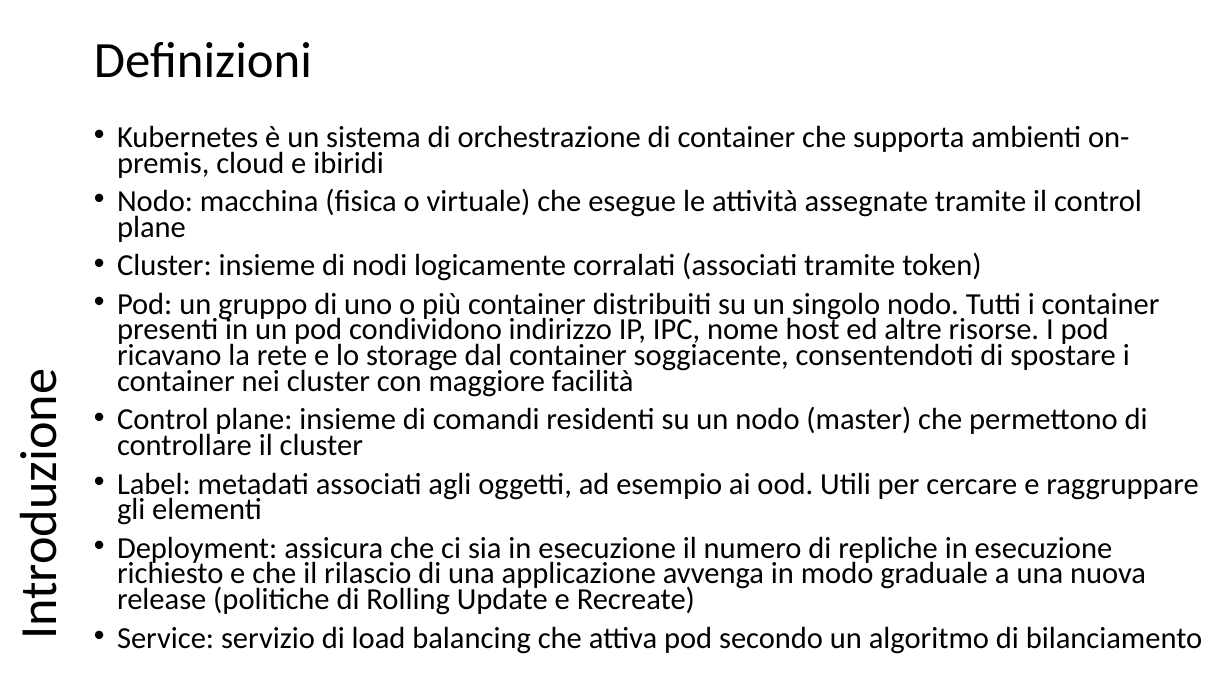
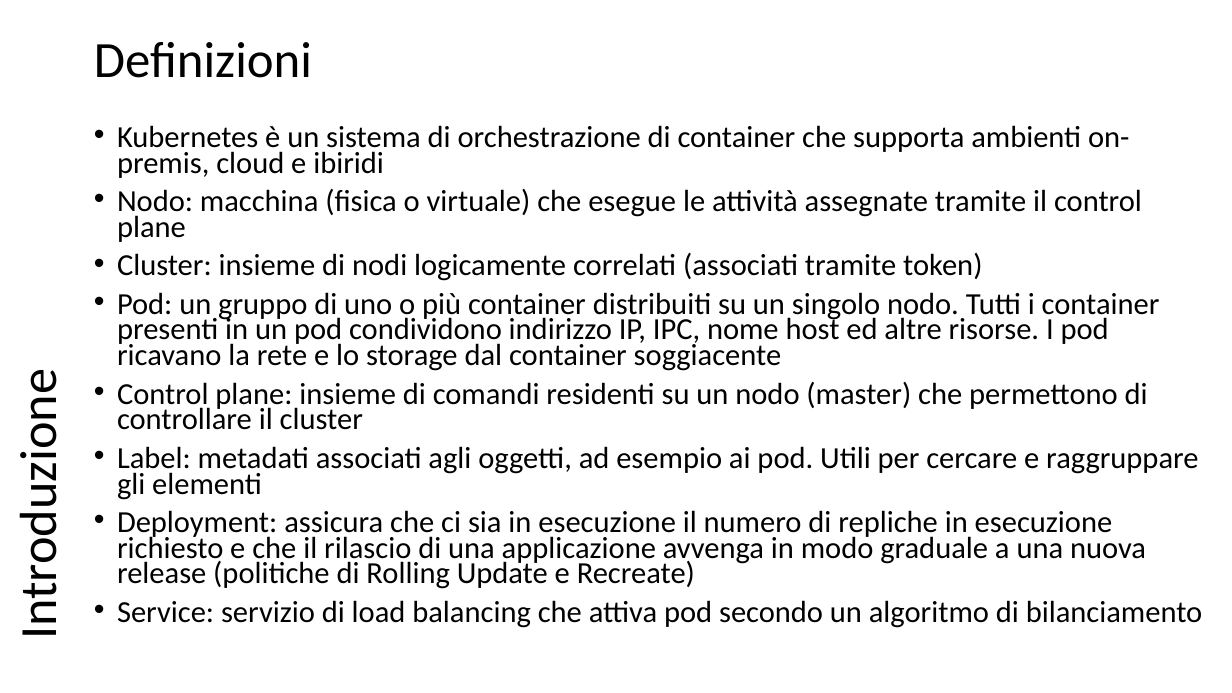
Before and after one commit to scastagnoli/academySisal, a slide deck: slide 3 of kubernetes.pptx. Drawn at 1232x693 pixels with LibreOffice and Linux fonts; fonts in the diff are those of the drawing. Boxes give left, top, right and bottom in pixels: in the first picture for what was removed or moved away, otherwise in the second. Text is boxed around its words. In the diff, an @@ line names an element or a change of style, - is before the commit and + after.

```diff
--- a/kubernetes.pptx
+++ b/kubernetes.pptx
@@ text at box(117, 253, 1160, 371): text changed @@
-• Cluster: insieme di nodi logicamente corralati (associati tramite token)
-• Pod: un gruppo di uno o più container distribuiti su un singolo nodo. Tutti i container presenti in un pod condividono indirizzo IP, IPC, nome host ed altre risorse. I pod ricavano la rete e lo storage dal container soggiacente, consentendoti di spostare i container nei cluster con maggiore facilità
+• Cluster: insieme di nodi logicamente correlati (associati tramite token)
+• Pod: un gruppo di uno o più container distribuiti su un singolo nodo. Tutti i container presenti in un pod condividono indirizzo IP, IPC, nome host ed altre risorse. I pod ricavano la rete e lo storage dal container soggiacente
@@ text at box(117, 446, 1198, 500): text changed @@
-• Label: metadati associati agli oggetti, ad esempio ai ood. Utili per cercare e raggruppare gli elementi
+• Label: metadati associati agli oggetti, ad esempio ai pod. Utili per cercare e raggruppare gli elementi
```
Also in this commit, not shown: 5 other slides changed, 13 slides added.
